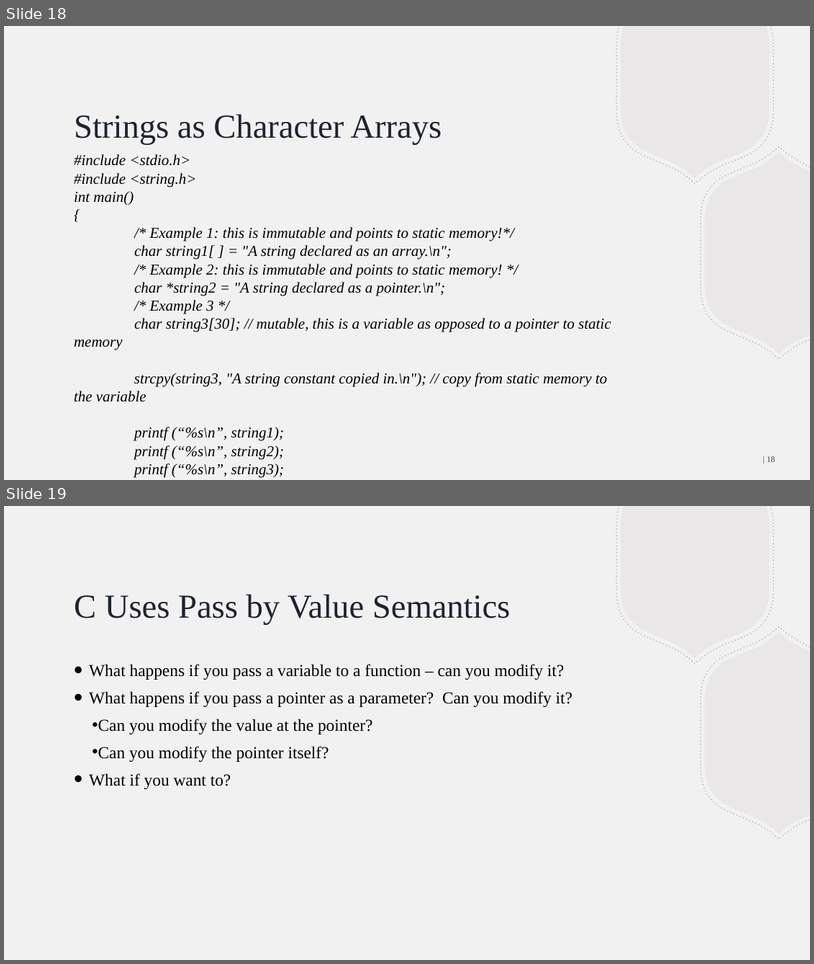
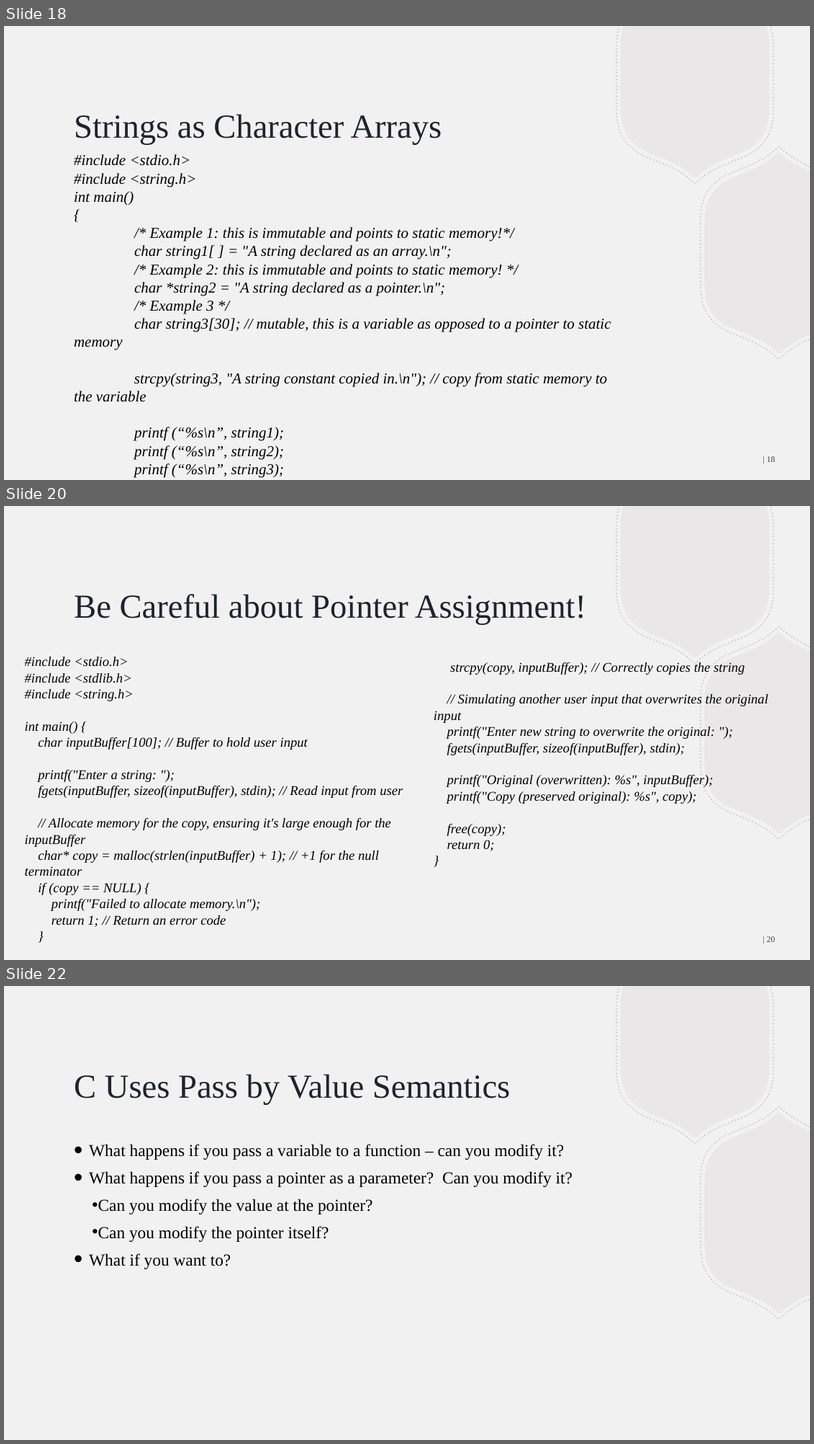
Before and after one commit to BillJr99/Ursinus-CS376, a slide deck: files/lectures/introc.pptx. Shown one above the other, each under a label of ours: slides 18 and 19 before the commit, slides 18, 20 and 22 after it; the slides between them are not shown. The pictures are 814x964 and 814x1444 pixels, drawn with LibreOffice and Linux fonts; fonts in the diff are those of the drawing. Boxes give left, top, right and bottom in pixels: in the first picture for what was removed or moved away, otherwise in the second. Text is boxed around its words. In the diff, an @@ line names an element or a change of style, - is before the commit and + after.

```diff
--- a/files/lectures/introc.pptx
+++ b/files/lectures/introc.pptx
@@ slide 20 added at (x1=4, y1=506, x2=810, y2=960), background #F2F1F1; not listed: 4 template elements that a slide beside it also shows @@
@@ title added at (x1=74, y1=594, x2=586, y2=625), 40 pt, text #1D242E @@
+Be Careful about Pointer Assignment!
@@ text added at (x1=25, y1=656, x2=403, y2=926), 16 pt, text #000000, italic @@
+#include <stdio.h>
+#include <stdlib.h>
+#include <string.h>
+int main() {
+char inputBuffer[100]; // Buffer to hold user input
+printf("Enter a string: ");
+fgets(inputBuffer, sizeof(inputBuffer), stdin); // Read input from user
+// Allocate memory for the copy, ensuring it's large enough for the inputBuffer
+char* copy = malloc(strlen(inputBuffer) + 1); // +1 for the null terminator
+if (copy == NULL) {
+printf("Failed to allocate memory.\n");
+return 1; // Return an error code
+}
@@ text added at (x1=434, y1=662, x2=769, y2=851), 16 pt, text #000000, italic @@
+strcpy(copy, inputBuffer); // Correctly copies the string
+// Simulating another user input that overwrites the original input
+printf("Enter new string to overwrite the original: ");
+fgets(inputBuffer, sizeof(inputBuffer), stdin);
+printf("Original (overwritten): %s", inputBuffer);
+printf("Copy (preserved original): %s", copy);
+free(copy);
+return 0;
+}
@@ page number added at (x1=767, y1=936, x2=776, y2=942), 10 pt, text #1D242E at 85% opacity @@
+| 20
@@ what was slide 19 is now slide 22 @@
```
Also in this commit, not shown: 2 other slides added.
